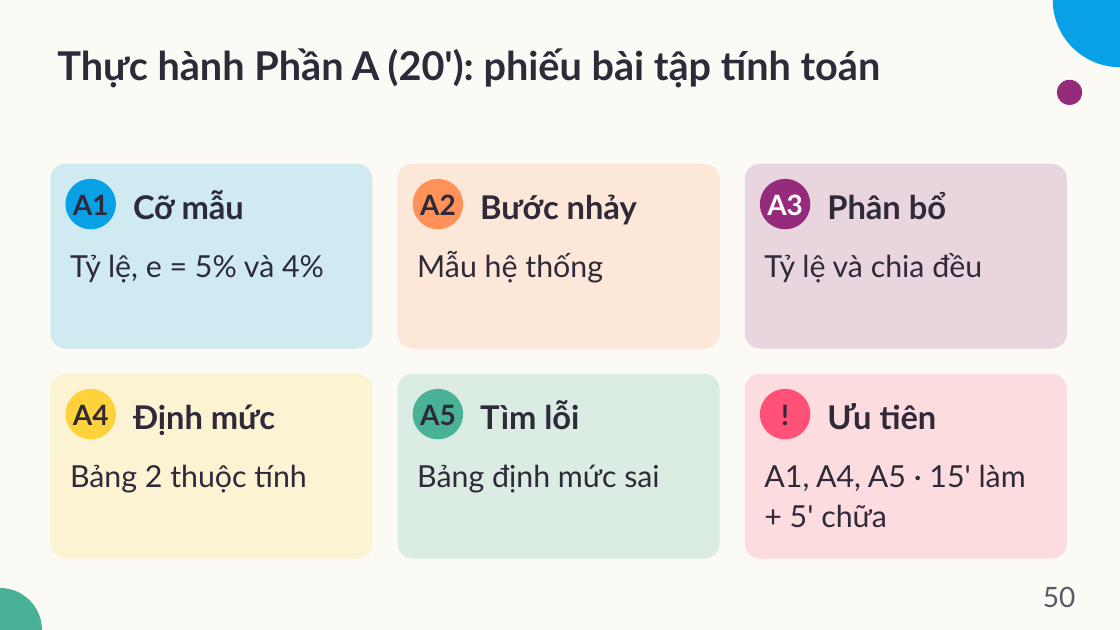
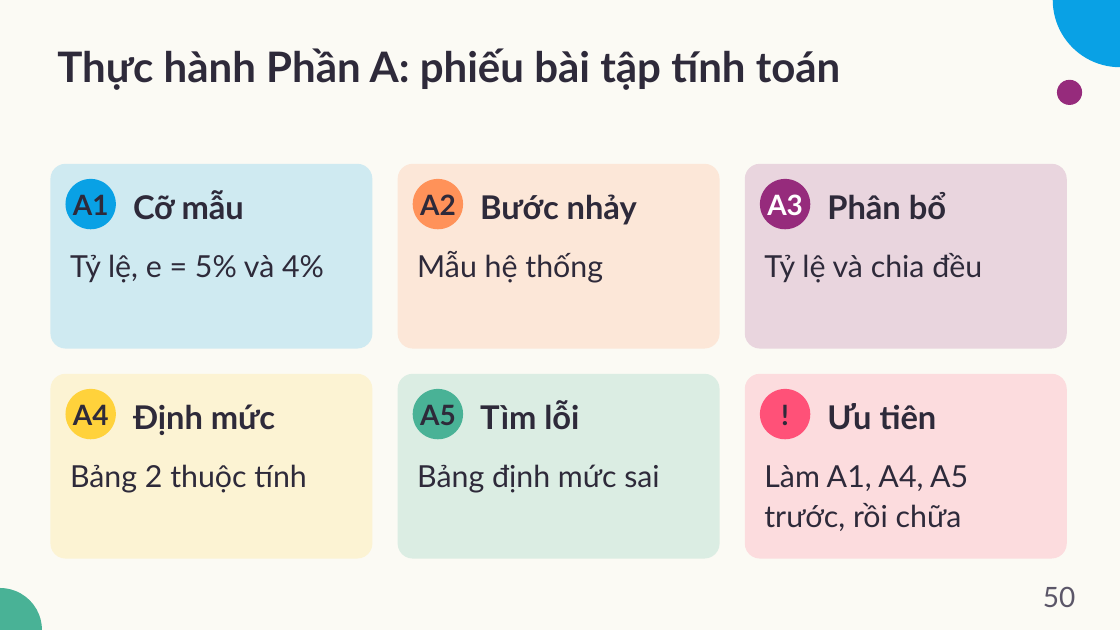
Before and after one commit to dnbaoquyen/academic-pptx-skill, a slide deck: slide 50 of mkt1107/output/MKT1107_W08_slides.pptx. Drawn at 1120x630 pixels with LibreOffice and Linux fonts; fonts in the diff are those of the drawing. Boxes give left, top, right and bottom in pixels: in the first picture for what was removed or moved away, otherwise in the second. Text is boxed around its words. In the diff, an @@ line names an element or a change of style, - is before the commit and + after.

```diff
--- a/mkt1107/output/MKT1107_W08_slides.pptx
+++ b/mkt1107/output/MKT1107_W08_slides.pptx
@@ title at <box>57,48,841,90</box>: text changed; size 34 to 36 pt @@
-Thực hành Phần A (20'): phiếu bài tập tính toán
+Thực hành Phần A: phiếu bài tập tính toán
@@ text at <box>764,465,968,531</box>: text changed @@
-A1, A4, A5 · 15' làm + 5' chữa
+Làm A1, A4, A5 trước, rồi chữa
```
Also in this commit, not shown: 13 other slides changed, 21 other files.
